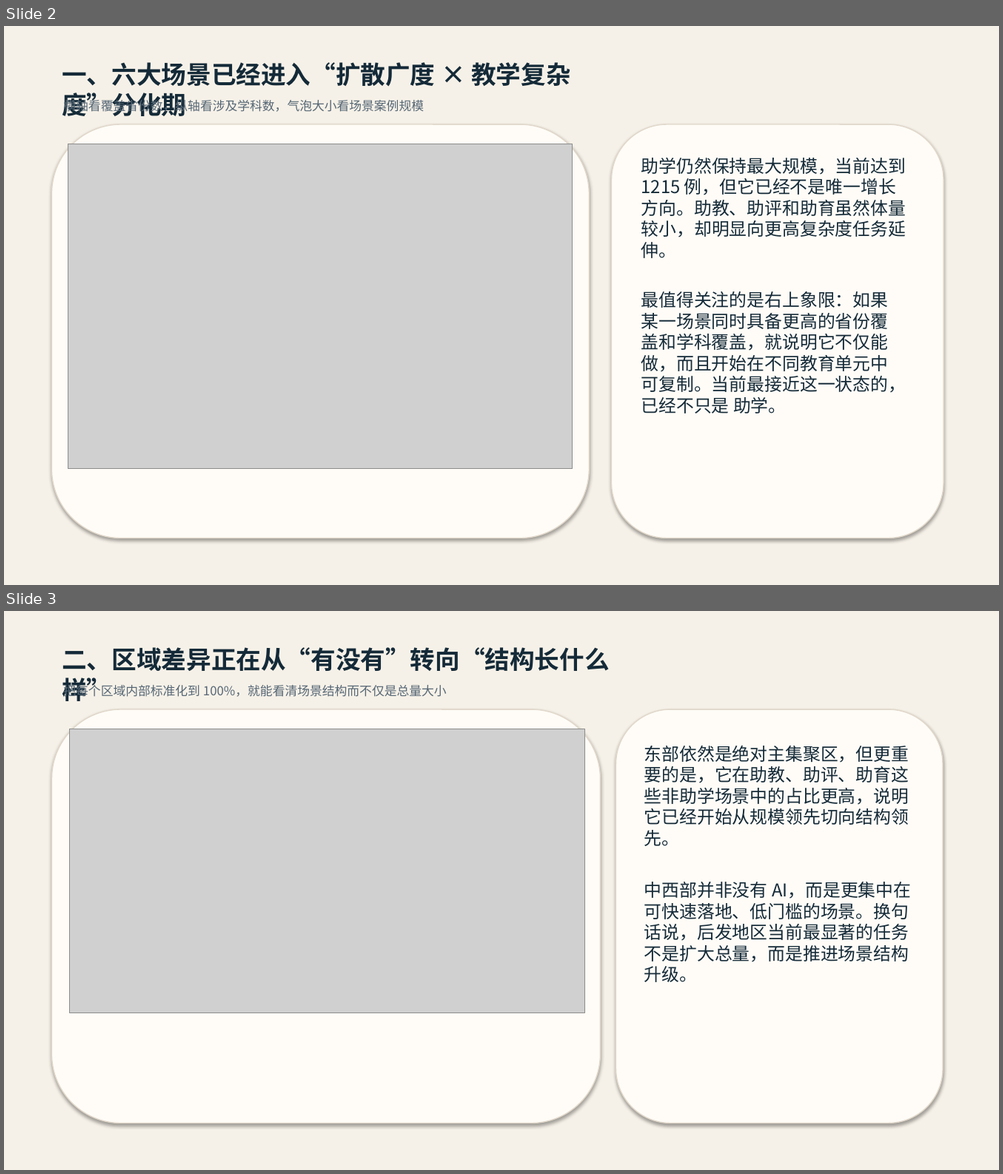
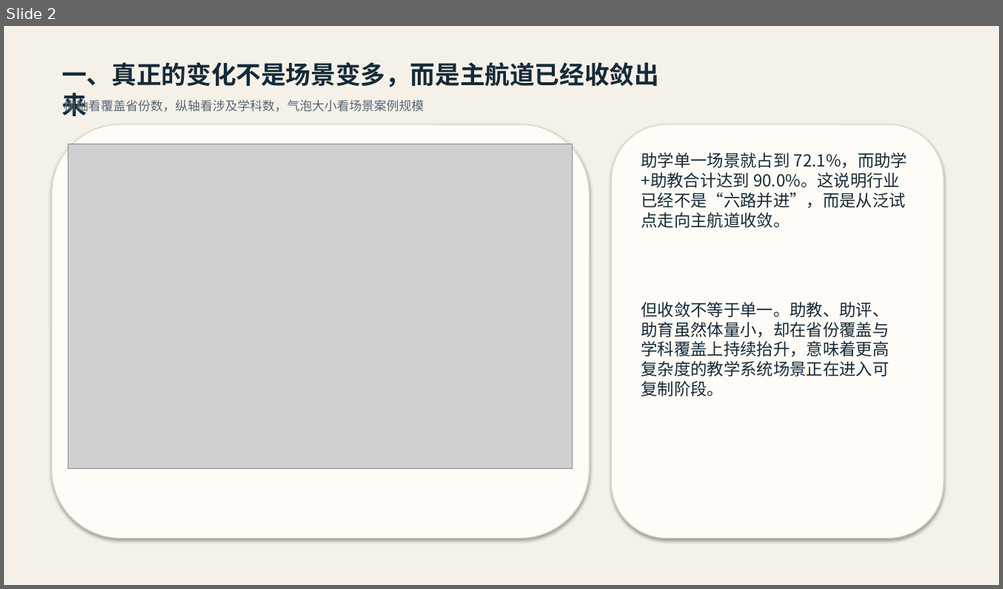
Before and after one commit to nijisakai/ai-edu-research, a slide deck: Section_2.2_应用现状综述_汇报版.pptx. Shown one above the other, each under a label of ours: slides 2 and 3 before the commit, slide 2 after it. The pictures are 1003x1174 and 1003x589 pixels, drawn with LibreOffice and Linux fonts; fonts in the diff are those of the drawing; grey boxes stand for pictures. Boxes give left, top, right and bottom in pixels: in the first picture for what was removed or moved away, otherwise in the second. Text is boxed around its words. In the diff, an @@ line names an element or a change of style, - is before the commit and + after.

```diff
--- a/Section_2.2_应用现状综述_汇报版.pptx
+++ b/Section_2.2_应用现状综述_汇报版.pptx
@@ slide 3 removed at [4, 611, 999, 1170], background #FFFFFF @@
@@ rectangle removed at [4, 611, 999, 1170] @@
@@ text removed at [62, 647, 609, 671] @@
-二、区域差异正在从“有没有”转向“结构长什么样”
@@ text removed at [63, 683, 447, 699] @@
-把每个区域内部标准化到 100%，就能看清场景结构而不仅是总量大小
@@ rounded rectangle removed at [52, 709, 600, 1124] @@
@@ rounded rectangle removed at [616, 709, 942, 1124] @@
@@ picture removed at [70, 729, 584, 1013] @@
@@ text removed at [644, 746, 909, 846] @@
-东部依然是绝对主集聚区，但更重要的是，它在助教、助评、助育这些非助学场景中的占比更高，说明它已经开始从规模领先切向结构领先。
@@ text removed at [644, 882, 910, 982] @@
-中西部并非没有 AI，而是更集中在可快速落地、低门槛的场景。换句话说，后发地区当前最显著的任务不是扩大总量，而是推进场景结构升级。
@@ slide 2 changed as well @@
@@ text at [62, 62, 658, 87]: text changed @@
-一、六大场景已经进入“扩散广度 × 教学复杂度”分化期
+一、真正的变化不是场景变多，而是主航道已经收敛出来
@@ text at [641, 153, 907, 228]: text changed; size 17 to 16 pt @@
-助学仍然保持最大规模，当前达到 1215 例，但它已经不是唯一增长方向。助教、助评和助育虽然体量较小，却明显向更高复杂度任务延伸。
+助学单一场景就占到 72.1%，而助学+助教合计达到 90.0%。这说明行业已经不是“六路并进”，而是从泛试点走向主航道收敛。
@@ text at [641, 302, 889, 397]: text changed; size 17 to 16 pt @@
-最值得关注的是右上象限：如果某一场景同时具备更高的省份覆盖和学科覆盖，就说明它不仅能做，而且开始在不同教育单元中可复制。当前最接近这一状态的，已经不只是 助学。
+但收敛不等于单一。助教、助评、助育虽然体量小，却在省份覆盖与学科覆盖上持续抬升，意味着更高复杂度的教学系统场景正在进入可复制阶段。
```
Also in this commit, not shown: 4 other slides changed, 1 slide added, 3 other files.
